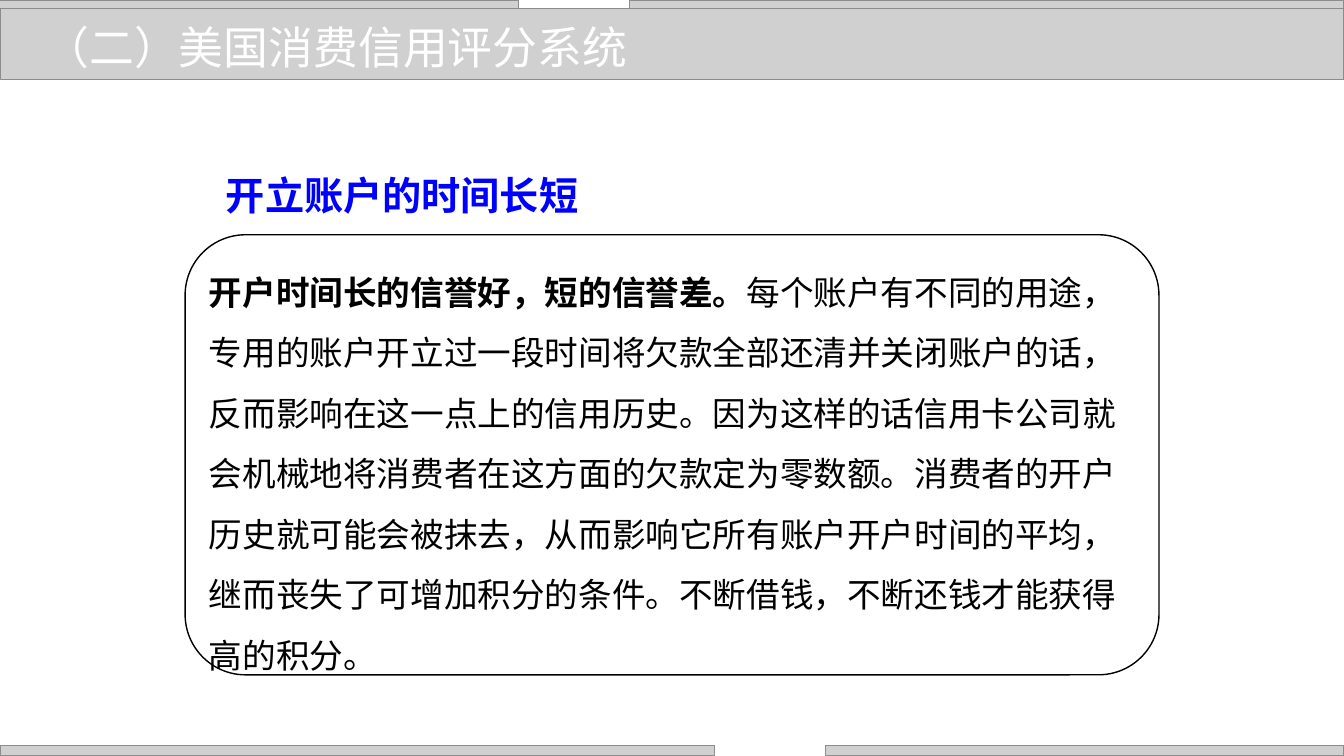
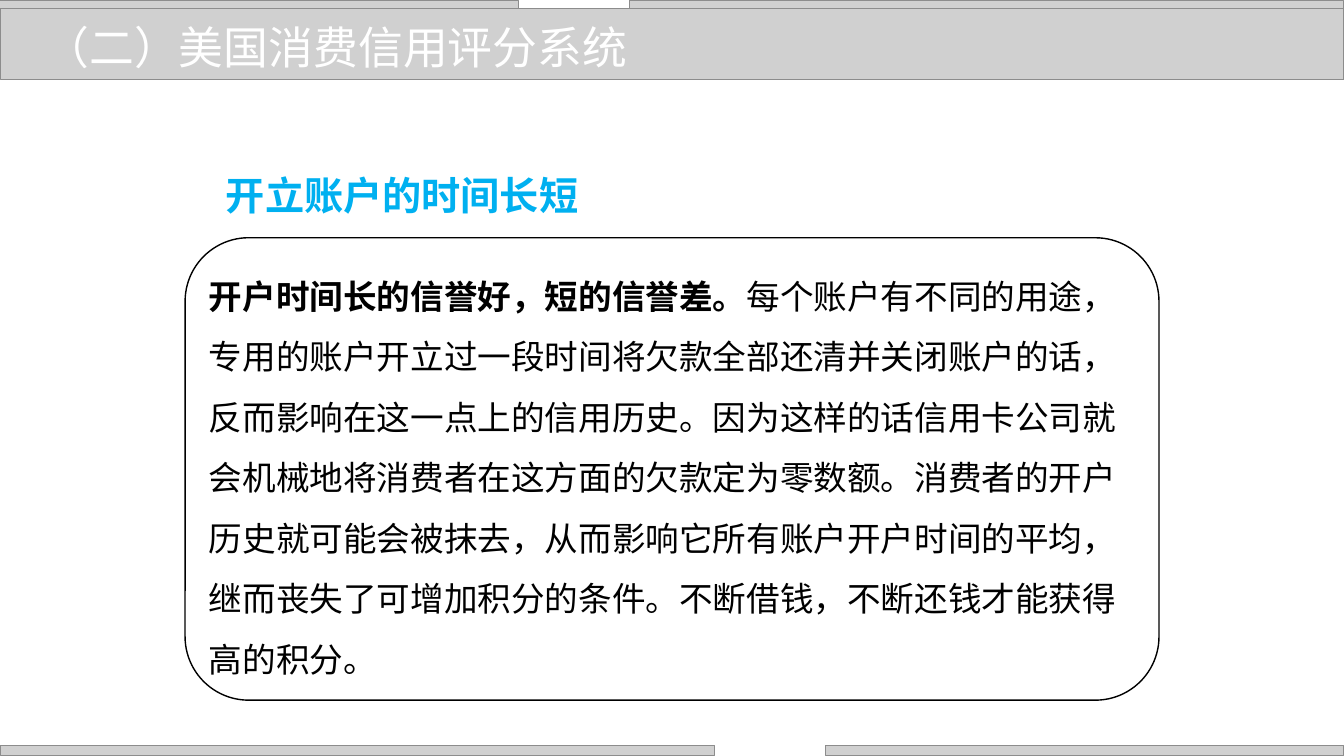
Before and after one commit to zhangjianzhang/internet_credit, a slide deck: slide 19 of files/slides/lecture_16.pptx. Drawn at 1344x756 pixels with LibreOffice and Linux fonts; fonts in the diff are those of the drawing; grey boxes stand for pictures; background and template pictures are left out. Boxes give left, top, right and bottom in pixels: in the first picture for what was removed or moved away, otherwise in the second. Text is boxed around its words. In the diff, an @@ line names an element or a change of style, - is before the commit and + after.

```diff
--- a/files/slides/lecture_16.pptx
+++ b/files/slides/lecture_16.pptx
@@ text "开立账户的时间长短" at (226,176,578,214): text colour #0000FF to #00B0F0 @@
@@ rounded rectangle: place and size @@
-rounded rectangle at (186,235,1159,676)
+rounded rectangle at (186,238,1159,701)
@@ text "开户时间长的信誉好，短的信誉差。每个账户有不同的用途，专用的账户开立过一段时间将欠款全部还清并关闭账户的话，反而影响在这 ..." rewrapped from (209,276,1116,676) to (209,280,1116,675) @@
```
Also in this commit, not shown: 27 other slides changed, 10 other files.
